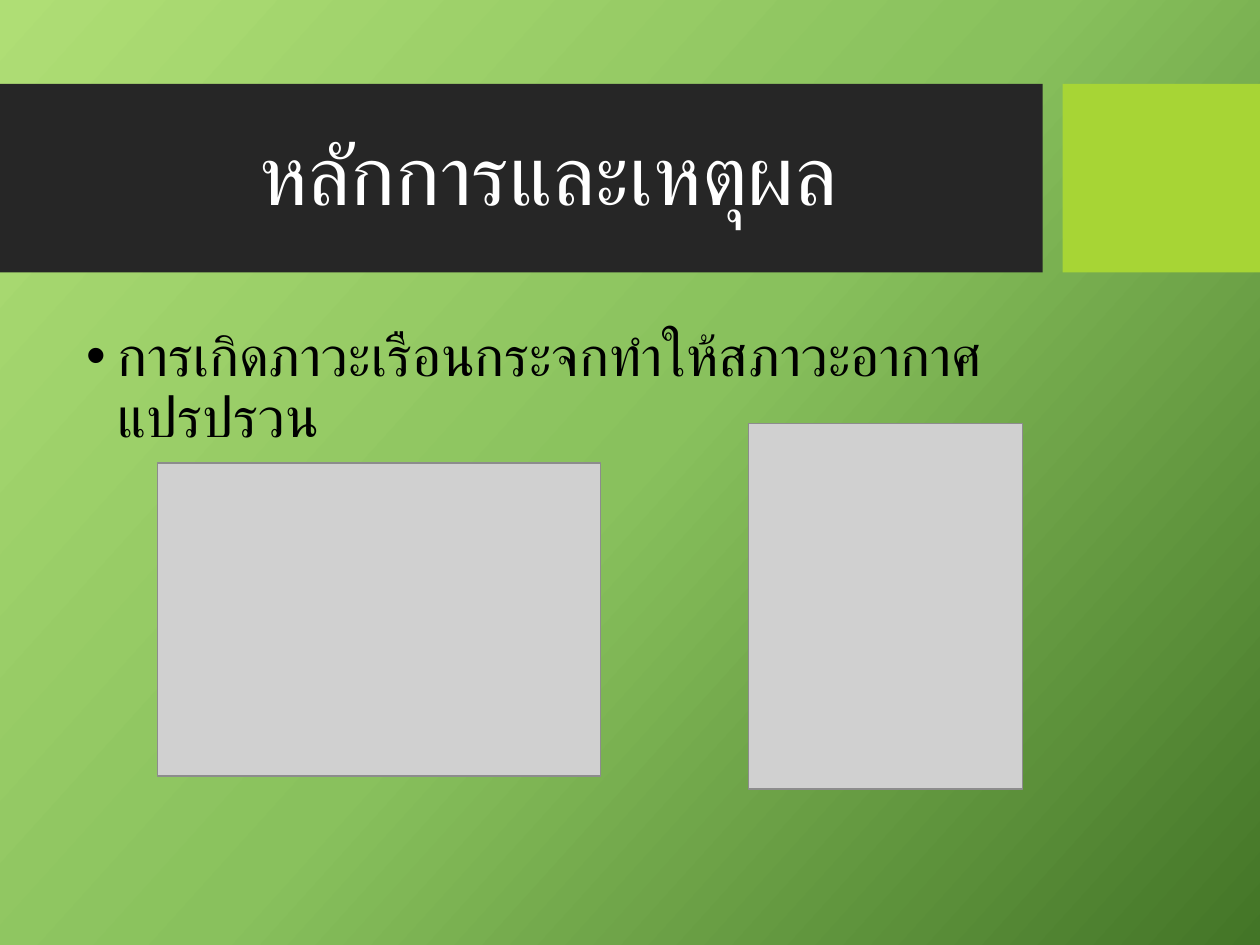
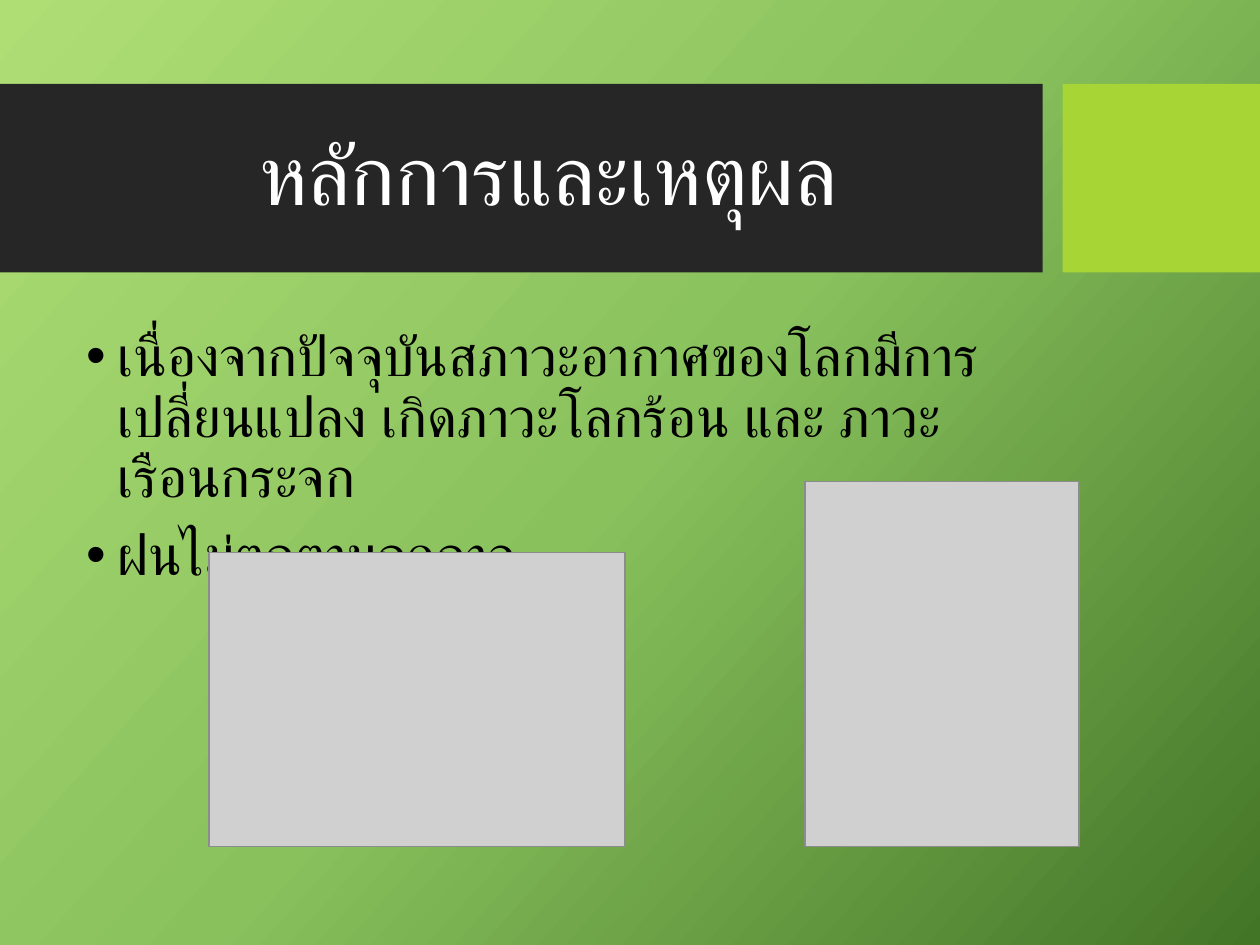
Before and after one commit to HomeRuk/SeniorProject-, a slide deck: slide 2 of ข้อเสนอโครงงาน/ระบบพยากรณ์ฝนตกเฉพาะที่-_V2.pptx. Drawn at 1260x945 pixels with LibreOffice and Linux fonts; fonts in the diff are those of the drawing; grey boxes stand for pictures; background and template pictures are left out. Boxes give left, top, right and bottom in pixels: in the first picture for what was removed or moved away, otherwise in the second. Text is boxed around its words. In the diff, an @@ line names an element or a change of style, - is before the commit and + after.

```diff
--- a/ข้อเสนอโครงงาน/ระบบพยากรณ์ฝนตกเฉพาะที่-_V2.pptx
+++ b/ข้อเสนอโครงงาน/ระบบพยากรณ์ฝนตกเฉพาะที่-_V2.pptx
@@ text at (x1=118, y1=332, x2=978, y2=590): text changed @@
-• การเกิดภาวะเรือนกระจกทำให้สภาวะอากาศแปรปรวน
+• เนื่องจากปัจจุบันสภาวะอากาศของโลกมีการเปลี่ยนแปลง เกิดภาวะโลกร้อน และ ภาวะเรือนกระจก
+• ฝนไม่ตกตามฤดูกาล
@@ picture moved from (x1=748, y1=423, x2=1022, y2=789) to (x1=805, y1=481, x2=1079, y2=847) @@
@@ picture resized from (x1=158, y1=464, x2=601, y2=776) to (x1=209, y1=553, x2=625, y2=847) @@
```
Also in this commit, not shown: 4 other slides changed, 1 other file.
